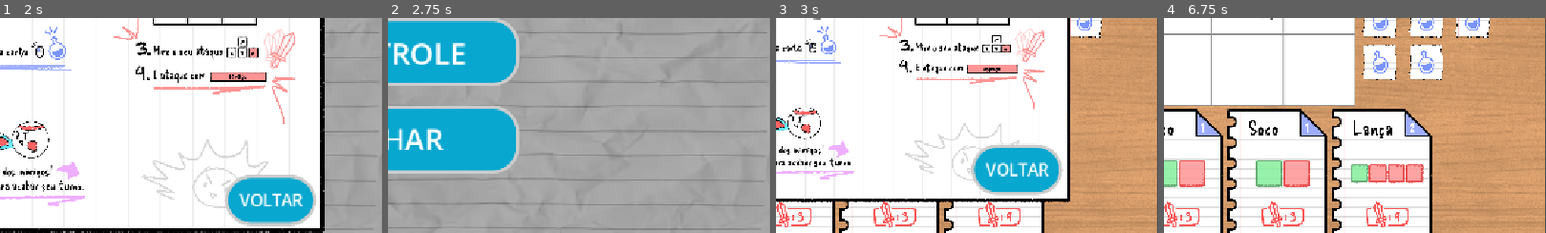
Above: before the commit, frames 1-4 (left to right).
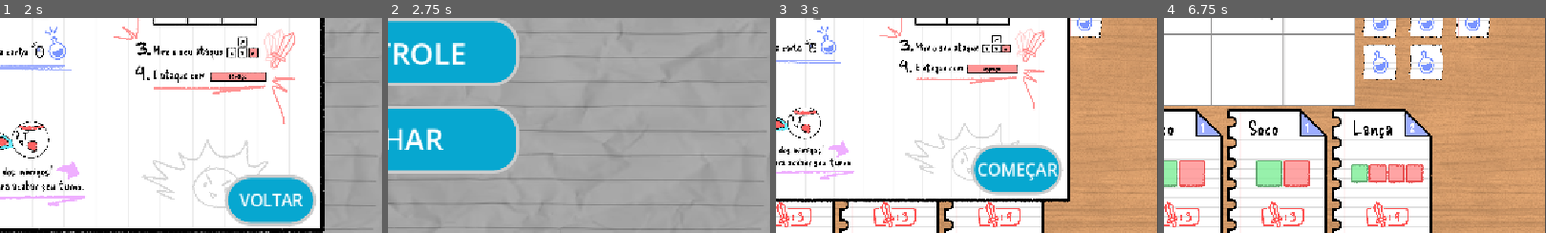
Above: after the commit, the same moments.

Repository: Gabico-Freitas/Grid-Card-Battle
Game: Godot game, scene res://UI/menu_screen.tscn
The game is run twice, just before and just after one commit, with the same random seed, the same clock (stepped at 60 frames per second) and the same inputs.
Inputs (mouse positions are % of the whole screen's width and height, from its top left):
- Up to frame 1 (2 s): click "CONTROLES" at 0.5 s; click "FECHAR JOGO" at 1.25 s
- Up to frame 2 (2.75 s): click "VOLTAR" at 2 s
- Up to frame 3 (3 s): click "JOGAR" at 2.75 s
- Up to frame 4 (6.75 s): click (24, 82) at 3.5 s; click (38, 82) at 4.25 s; click (51, 82) at 5 s; click (65, 82) at 5.75 s; click (79, 82) at 6.5 s
The pictures show only the part of the screen within x 50-100%, y 46-96%; the shares and areas given below are measured in that part.

Frames 1-2 are identical in both runs. In frame 3, 1.0% of the frame differs, in the area x 53-74%, y 67-76%; in frame 4, nothing differs.

Commit message:
label da tela de controle alterada

Diff:
--- a/sketchbound/UI/battle_ui.gd
+++ b/sketchbound/UI/battle_ui.gd
@@ -29,3 +29,6 @@
 
 func _on_player_mana_spent(curr_mana: int, max_mana: int) -> void:
 	mana_icons._on_player_mana_spent(curr_mana, max_mana)
+
+func set_text_button(text: String) -> void:
+	control_screen.set_text_button(text)
--- a/sketchbound/UI/controles_screen.tscn
+++ b/sketchbound/UI/controles_screen.tscn
@@ -1,6 +1,7 @@
 [gd_scene format=3 uid="uid://u4v3dwilp02u"]
 
 [ext_resource type="Texture2D" uid="uid://dyofksobkjab2" path="res://UI/Backgrounds/tutorial.png" id="1_4ynl6"]
+[ext_resource type="Script" uid="uid://c0kxfnoc8nxuo" path="res://scripts/controles_screen.gd" id="1_365wx"]
 [ext_resource type="Script" uid="uid://kt0xo3llbmy4" path="res://UI/return_button.gd" id="2_4ynl6"]
 [ext_resource type="Script" uid="uid://dinccf3l0huxg" path="res://UI/button_animations.gd" id="3_l1f1s"]
 
@@ -49,6 +50,7 @@
 anchor_bottom = 1.0
 grow_horizontal = 2
 grow_vertical = 2
+script = ExtResource("1_365wx")
 
 [node name="Panel" type="Panel" parent="." unique_id=1654592240]
 layout_mode = 1
--- /dev/null
+++ b/sketchbound/UI/pop_up.tscn
@@ -0,0 +1,32 @@
+[gd_scene format=3 uid="uid://caqeprewevjpm"]
+
+[node name="Control" type="Control" unique_id=2106410455]
+layout_mode = 3
+anchors_preset = 15
+anchor_right = 1.0
+anchor_bottom = 1.0
+grow_horizontal = 2
+grow_vertical = 2
+
+[node name="Panel" type="Panel" parent="." unique_id=587065665]
+layout_mode = 0
+offset_right = 137.0
+offset_bottom = 40.0
+
+[node name="Label" type="Label" parent="Panel" unique_id=1564649467]
+layout_mode = 1
+anchors_preset = 8
+anchor_left = 0.5
+anchor_top = 0.5
+anchor_right = 0.5
+anchor_bottom = 0.5
+offset_left = -68.5
+offset_top = -21.0
+offset_right = 68.5
+offset_bottom = 21.0
+grow_horizontal = 2
+grow_vertical = 2
+theme_override_font_sizes/font_size = 21
+text = "SEM MANA"
+horizontal_alignment = 1
+vertical_alignment = 1
--- a/sketchbound/scripts/battle.gd
+++ b/sketchbound/scripts/battle.gd
@@ -16,6 +16,7 @@
 		elif(entity is Enemy):
 			enemies.append(entity)
 
+	ui.set_text_button("COMEÇAR")
 	player.new_turn_refresh()
 
 func enemies_turn() -> void:
--- /dev/null
+++ b/sketchbound/scripts/controles_screen.gd
@@ -0,0 +1,14 @@
+extends Control
+
+
+# Called when the node enters the scene tree for the first time.
+func _ready() -> void:
+	pass # Replace with function body.
+
+
+# Called every frame. 'delta' is the elapsed time since the previous frame.
+func _process(delta: float) -> void:
+	pass
+
+func set_text_button(text: String) -> void:
+	$Panel/ReturnButton/tentar.text = text
Not shown, added: sketchbound/scripts/controles_screen.gd.uid
